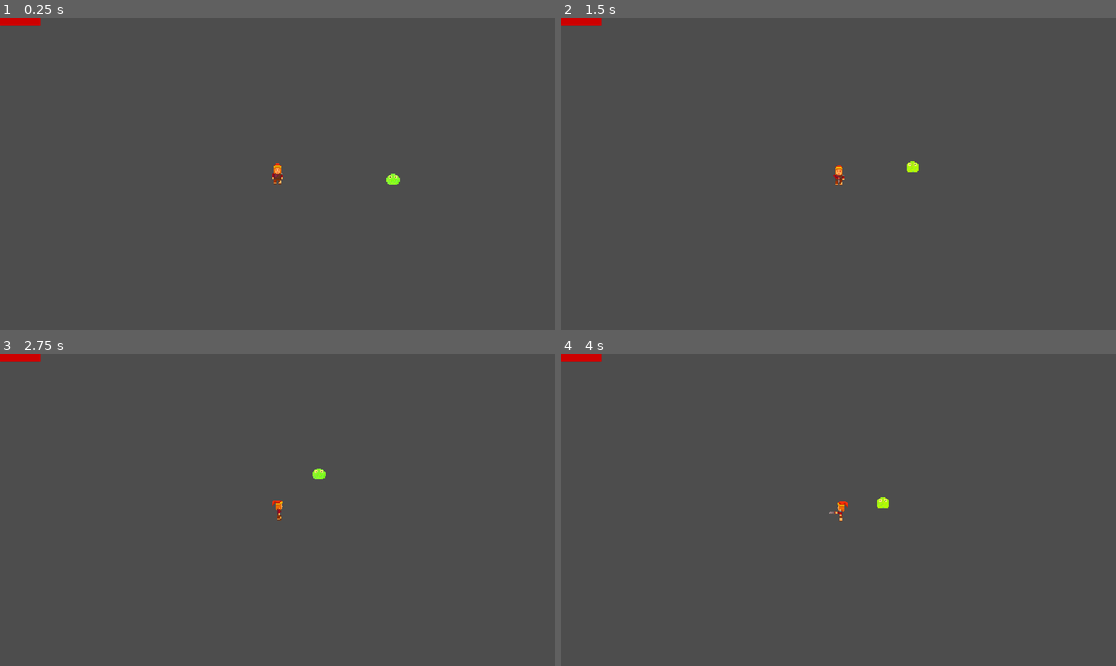
Above: before the commit, frames 1-4 (two rows, left to right).
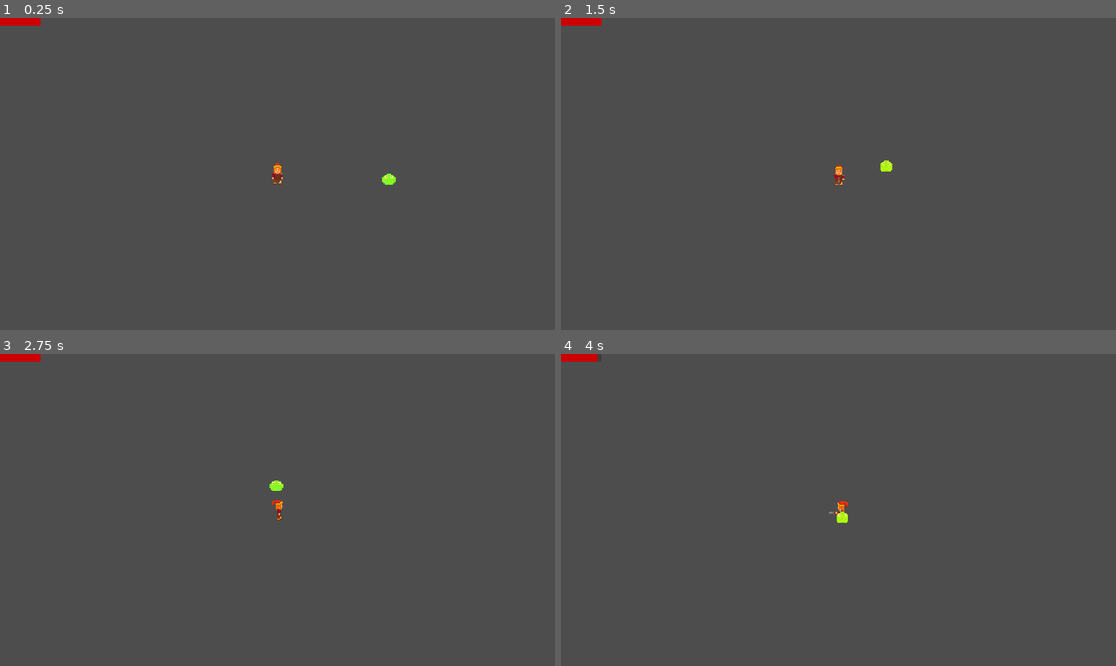
Above: after the commit, the same moments.

Repository: GreatNateDev/The-Adventure-Of-Phoenix
Game: Godot game, scene res://scenes/start.tscn
Two runs of this game, one before a commit and one after it. Both use one fixed random seed, a clock stepped at 60 frames per second and the inputs below.
Inputs:
- Up to frame 1 (0.25 s): no input
- Up to frame 2 (1.5 s): tap Enter (sword) at 0.5, 0.6, 1.35 s; hold D (right) 0.53-1.28 s; hold S (down) from 1.28 s (still down)
- Up to frame 3 (2.75 s): release S (down) at 2.03 s; hold D (right) from 2.03 s (still down); tap Enter (sword) at 2.1 s
- Up to frame 4 (4 s): release D (right) at 2.78 s; hold W (up) 2.78-3.53 s; tap Enter (sword) at 2.85, 3.6 s; hold A (left) from 3.53 s (still down)

The runs differ from the first frame. In frame 1, less than 0.1% of the frame differs, in the area x 68-73%, y 49-54%; in frame 2, 0.1%; in frame 3, 0.1%; in frame 4, 0.2%, in the area x 6-60%, y 0-55%.
Error before the commit: Parse Error: Expected indented block after "if" block. (res://scripts/slime.gd:13)

Commit message:
patch slime for working

Diff:
--- a/scripts/slime.gd
+++ b/scripts/slime.gd
@@ -11,7 +11,8 @@
 		move_and_collide(velocity)
 		for body in $player_intersector.get_overlapping_bodies():
 			if body.name == "Phoenix":
-
+				pass
+				#fix kb stuffs
 func _on_player_intersector_body_entered(body):
 	if body.name == "Phoenix":
 		player.hp -= damage
